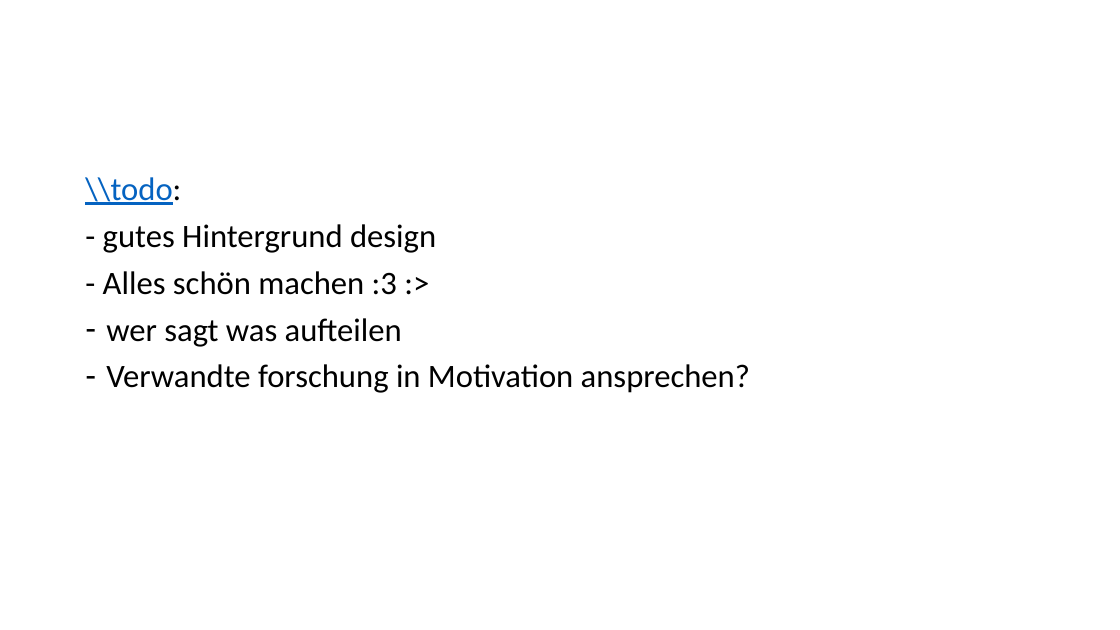
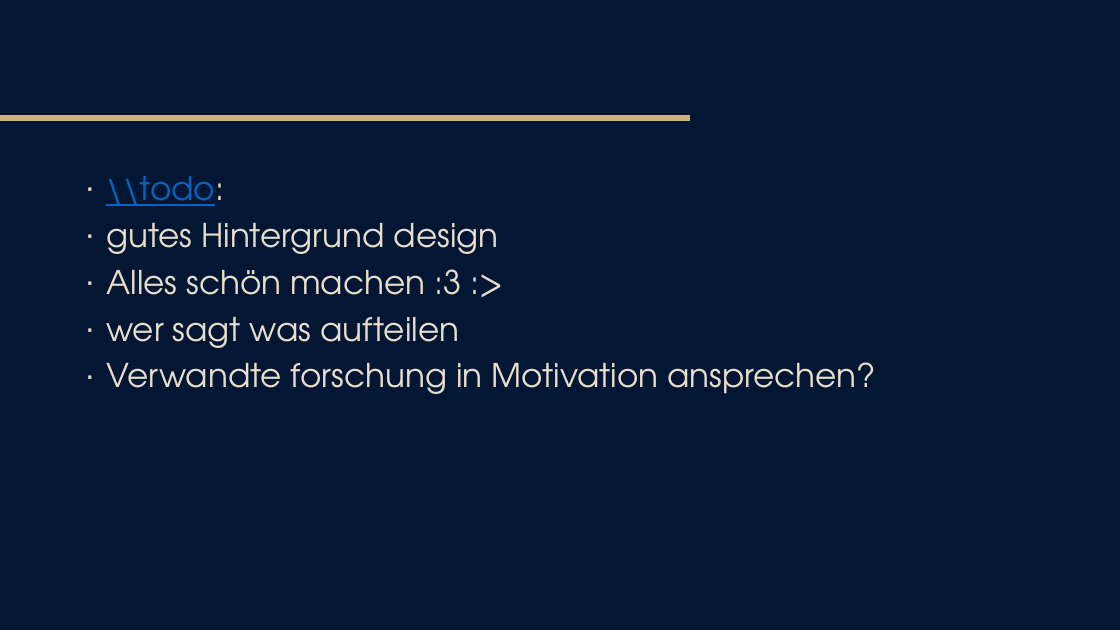
Before and after one commit to tlahmann/mci-af, a slide deck: slide 2 of presentation/Resync Studie.pptx. Drawn at 1120x630 pixels with LibreOffice and Linux fonts; fonts in the diff are those of the drawing. Boxes give left, top, right and bottom in pixels: in the first picture for what was removed or moved away, otherwise in the second. Text is boxed around its words. In the diff, an @@ line names an element or a change of style, - is before the commit and + after.

Commit message:
Fiddle with the design

```diff
--- a/presentation/Resync Studie.pptx
+++ b/presentation/Resync Studie.pptx
@@ background #FFFFFF to #031634 @@
@@ line added from (0, 118) to (690, 118), #CDB380 4.5 pt @@
@@ text at bbox=[106, 176, 876, 394]: font Calibri to TeX Gyre Adventor, text colour #000000 to #E8DDCB in "\\todo:", "wer sagt was aufteilen", "Verwandte forschung in Motivation ansprechen?"; bullet none to ∙; bullet - to ∙ @@
@@ text at bbox=[106, 223, 499, 295]: text changed; font Calibri to TeX Gyre Adventor; text colour #000000 to #E8DDCB @@
-- gutes Hintergrund design
-- Alles schön machen :3 :>
+∙ gutes Hintergrund design
+∙ Alles schön machen :3 :>
```
Also in this commit, not shown: 11 other slides changed, 3 slides added, 4 slides removed.
